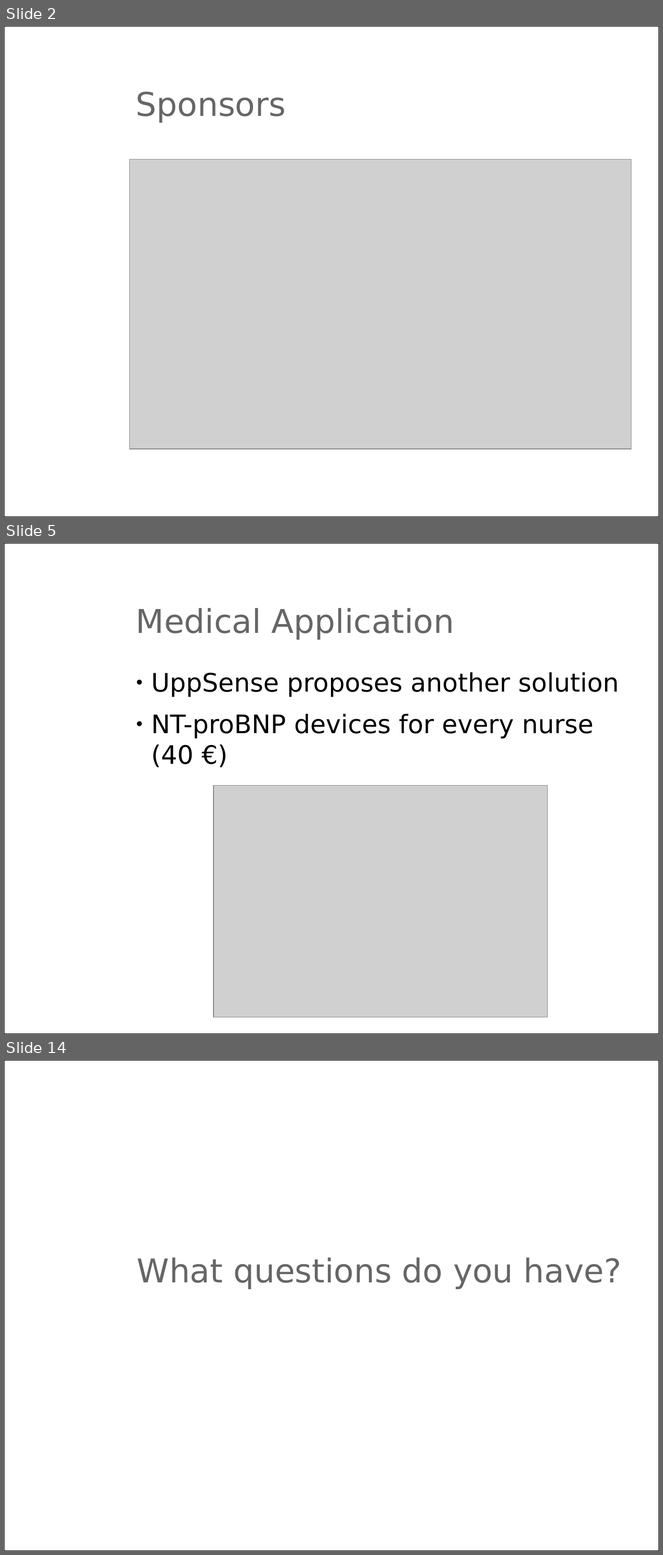
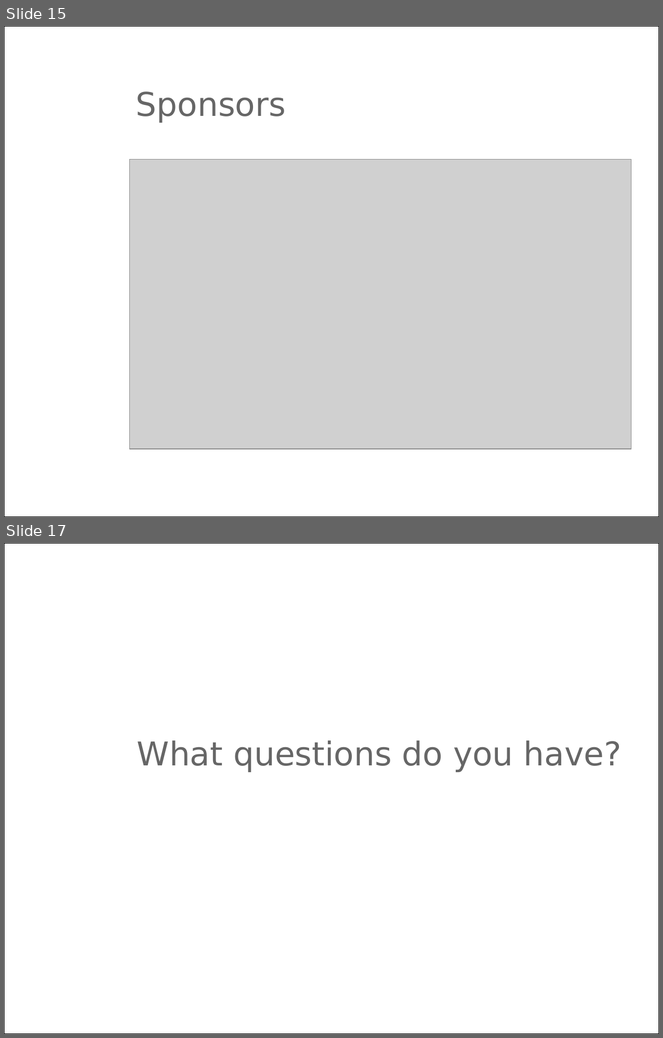
Before and after one commit to m3x1m0m/UppSense, a slide deck: docs/presentations/translational_pitch.ppt. Shown one above the other, each under a label of ours: slides 2, 5 and 14 before the commit, slides 15 and 17 after it; the slides between them are not shown. The pictures are 663x1555 and 663x1038 pixels, drawn with LibreOffice and Linux fonts; fonts in the diff are those of the drawing; grey boxes stand for pictures; background and template pictures are left out. Boxes give left, top, right and bottom in pixels: in the first picture for what was removed or moved away, otherwise in the second. Text is boxed around its words. In the diff, an @@ line names an element or a change of style, - is before the commit and + after.

```diff
--- a/docs/presentations/translational_pitch.ppt
+++ b/docs/presentations/translational_pitch.ppt
@@ slide 5 removed at (4, 543, 659, 1034), background #FFFFFF; not listed: 1 template element that a slide beside it also shows @@
@@ title removed at (136, 608, 454, 640) @@
-Medical Application
@@ text removed at (151, 672, 619, 768) @@
-● UppSense proposes another solution
-● NT-proBNP devices for every nurse (40 €)
@@ picture removed at (214, 785, 548, 1018) @@
@@ what was slide 2 is now slide 15 @@
@@ what was slide 14 is now slide 17 @@
```
Also in this commit, not shown: 8 slides changed, 5 slides added, 2 other slides removed, 8 other files.
